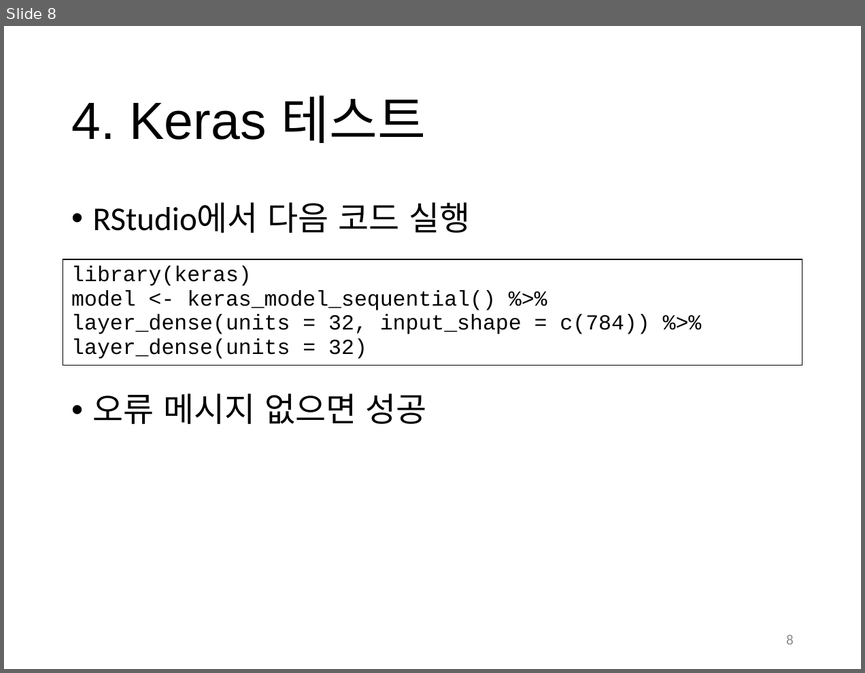
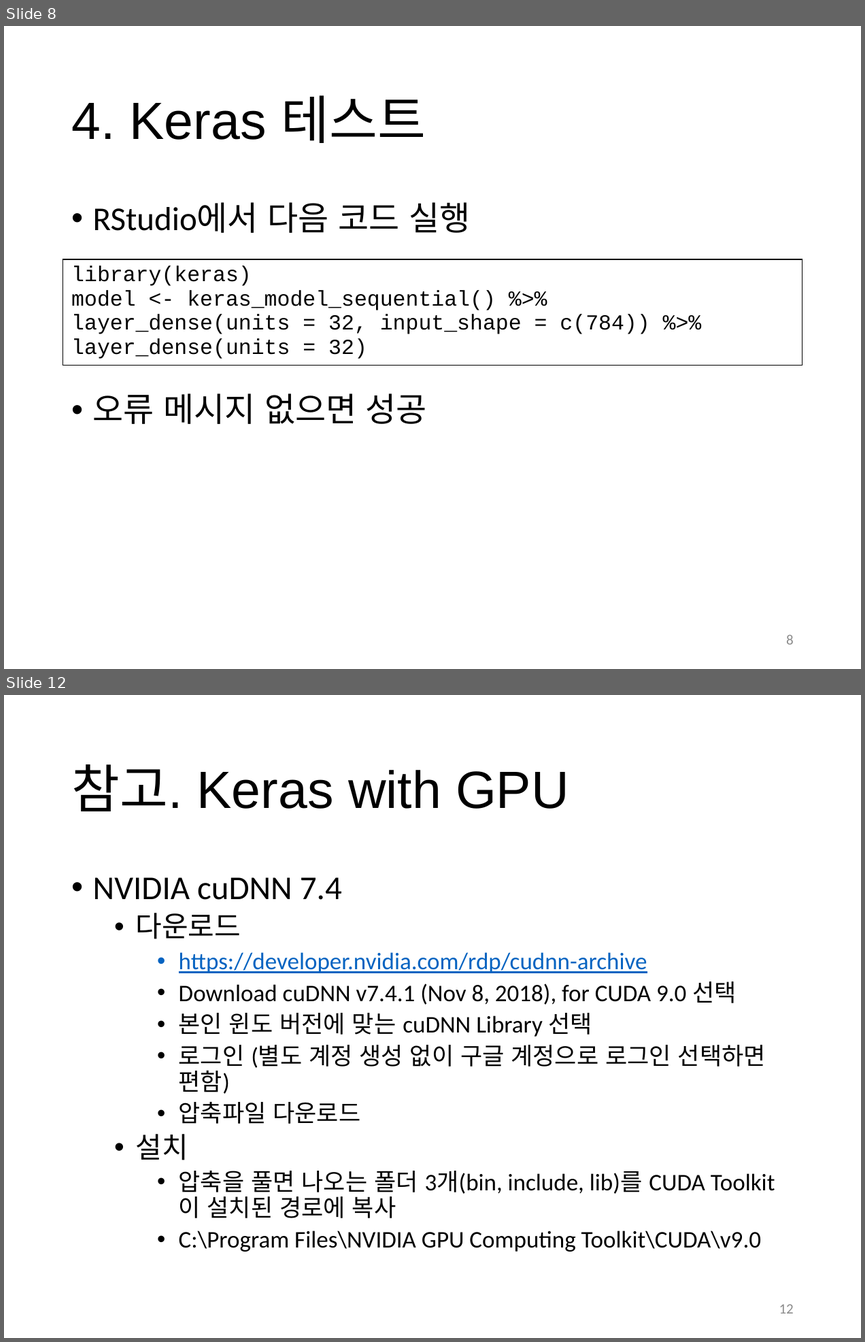
Before and after one commit to clingku/keras_study, a slide deck: slides/00_keras_R_setting_on_windows.pptx. Shown one above the other, each under a label of ours: slide 8 before the commit, slides 8 and 12 after it; the slides between them are not shown. The pictures are 865x673 and 865x1342 pixels, drawn with LibreOffice and Linux fonts; fonts in the diff are those of the drawing. Boxes give left, top, right and bottom in pixels: in the first picture for what was removed or moved away, otherwise in the second. Text is boxed around its words. In the diff, an @@ line names an element or a change of style, - is before the commit and + after.

```diff
--- a/slides/00_keras_R_setting_on_windows.pptx
+++ b/slides/00_keras_R_setting_on_windows.pptx
@@ slide 12 added at [4, 695, 861, 1338], background #FFFFFF @@
@@ title added at [71, 764, 569, 811], 44 pt, text #000000 @@
+참고. Keras with GPU
@@ text added at [93, 877, 766, 1251], 20 pt, text #000000 @@
+• NVIDIA cuDNN 7.4
+  • 다운로드
+    • https://developer.nvidia.com/rdp/cudnn-archive
+    • Download cuDNN v7.4.1 (Nov 8, 2018), for CUDA 9.0 선택
+    • 본인 윈도 버전에 맞는 cuDNN Library 선택
+    • 로그인 (별도 계정 생성 없이 구글 계정으로 로그인 선택하면 편함)
+    • 압축파일 다운로드
+  • 설치
+    • 압축을 풀면 나오는 폴더 3개(bin, include, lib)를 CUDA Toolkit이 설치된 경로에 복사
+    • C:\Program Files\NVIDIA GPU Computing Toolkit\CUDA\v9.0
@@ page number added at [779, 1304, 793, 1313], 12 pt, text #8C8C8C @@
+12
```
Also in this commit, not shown: 4 other slides added.
